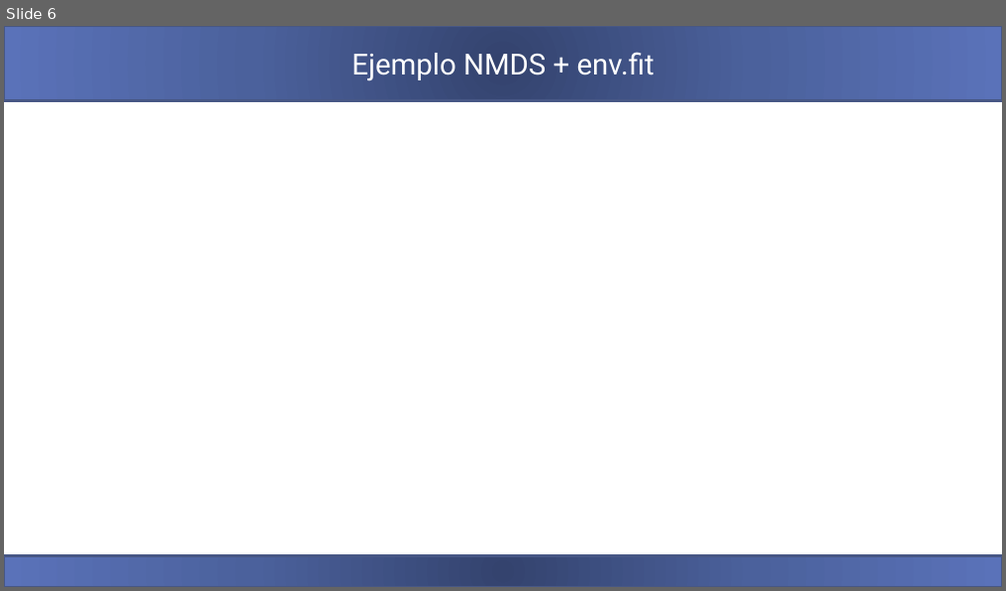
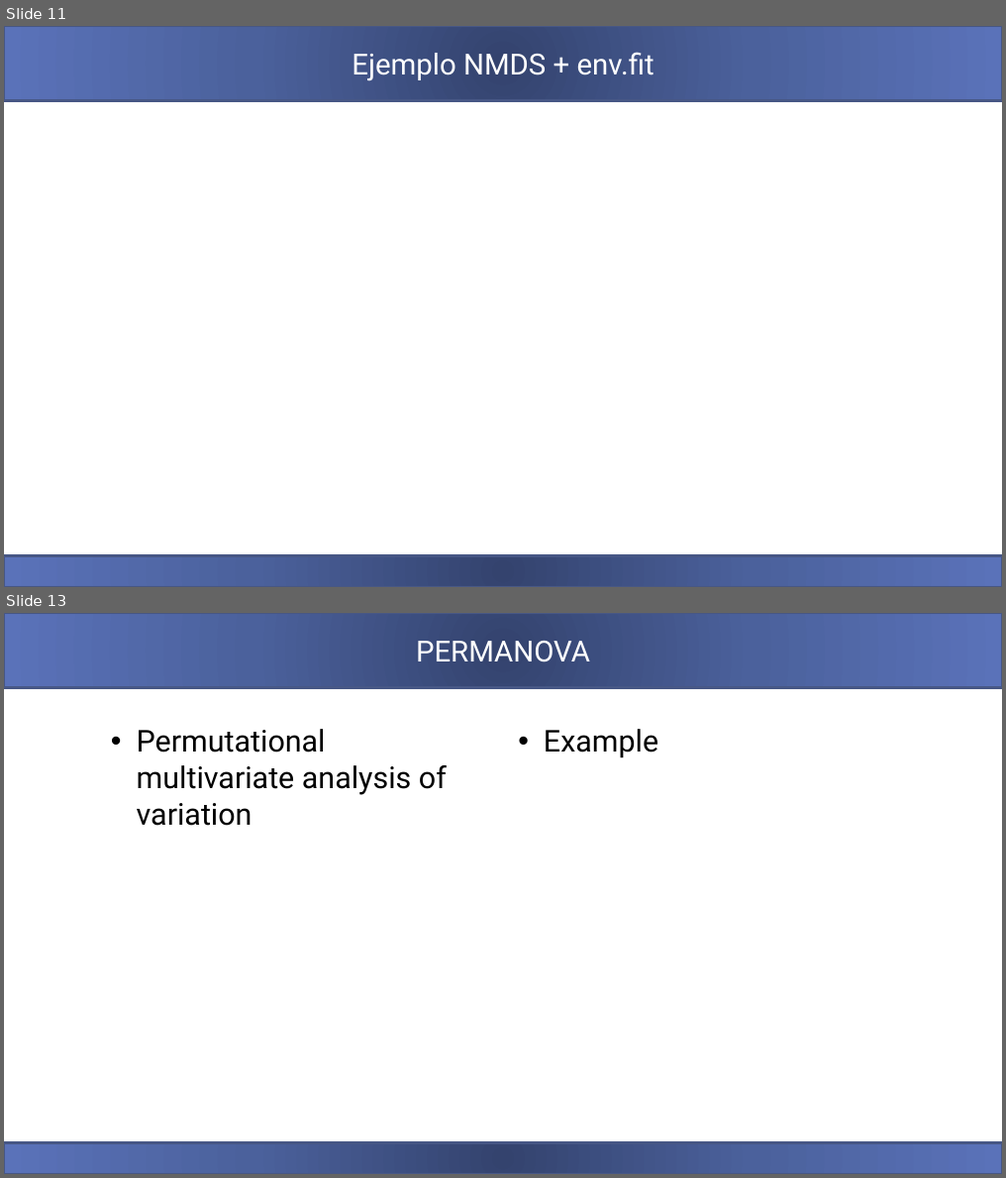
Before and after one commit to carden24/2018_Taller_Genomica_ambiental, a slide deck: W5_Analisis_multivariado_de_comunidades.pptx. Shown one above the other, each under a label of ours: slide 6 before the commit, slides 11 and 13 after it; the slides between them are not shown. The pictures are 1006x591 and 1006x1178 pixels, drawn with LibreOffice and Linux fonts; fonts in the diff are those of the drawing. Boxes give left, top, right and bottom in pixels: in the first picture for what was removed or moved away, otherwise in the second. Text is boxed around its words. In the diff, an @@ line names an element or a change of style, - is before the commit and + after.

```diff
--- a/W5_Analisis_multivariado_de_comunidades.pptx
+++ b/W5_Analisis_multivariado_de_comunidades.pptx
@@ slide 13 added at [4, 613, 1002, 1174], background #FFFFFF; not listed: 2 template elements that a slide beside it also shows @@
@@ title added at [416, 641, 590, 663], 28 pt, text #FFFFFF @@
+PERMANOVA
@@ text added at [137, 729, 447, 826], 29 pt, text #000000 @@
+• Permutational multivariate analysis of variation
@@ text added at [544, 729, 658, 759], 29 pt, text #000000 @@
+• Example
@@ what was slide 6 is now slide 11 @@
```
Also in this commit, not shown: 1 slide changed, 7 other slides added, 1 slide removed, 2 other files.
